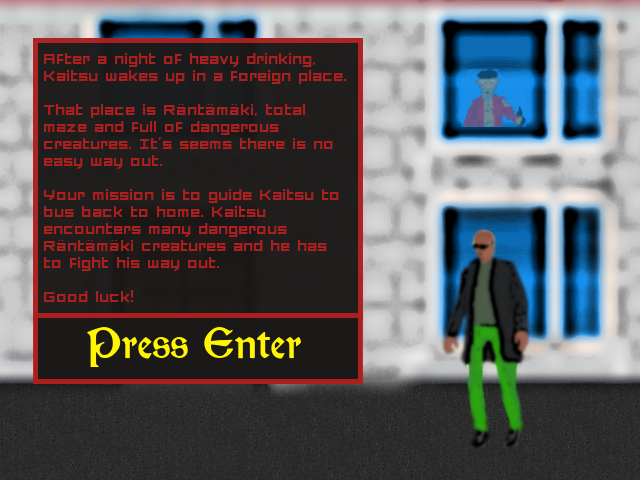
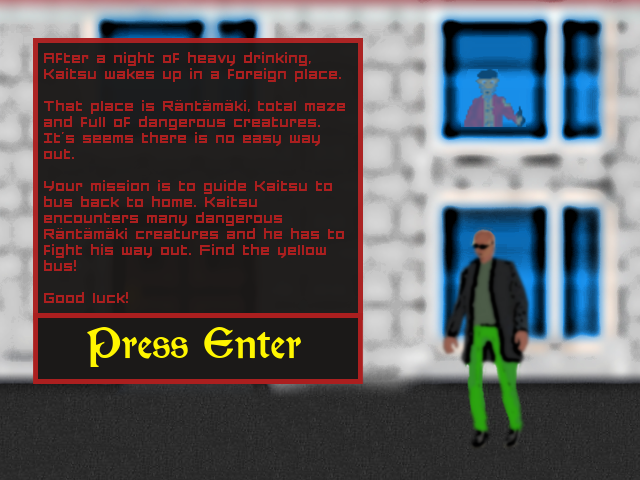
Revision of a layered 640 x 480 image; what changed, layer by layer:
painted on "After a night of heavy drinkin..." over [44,52,347,303]
